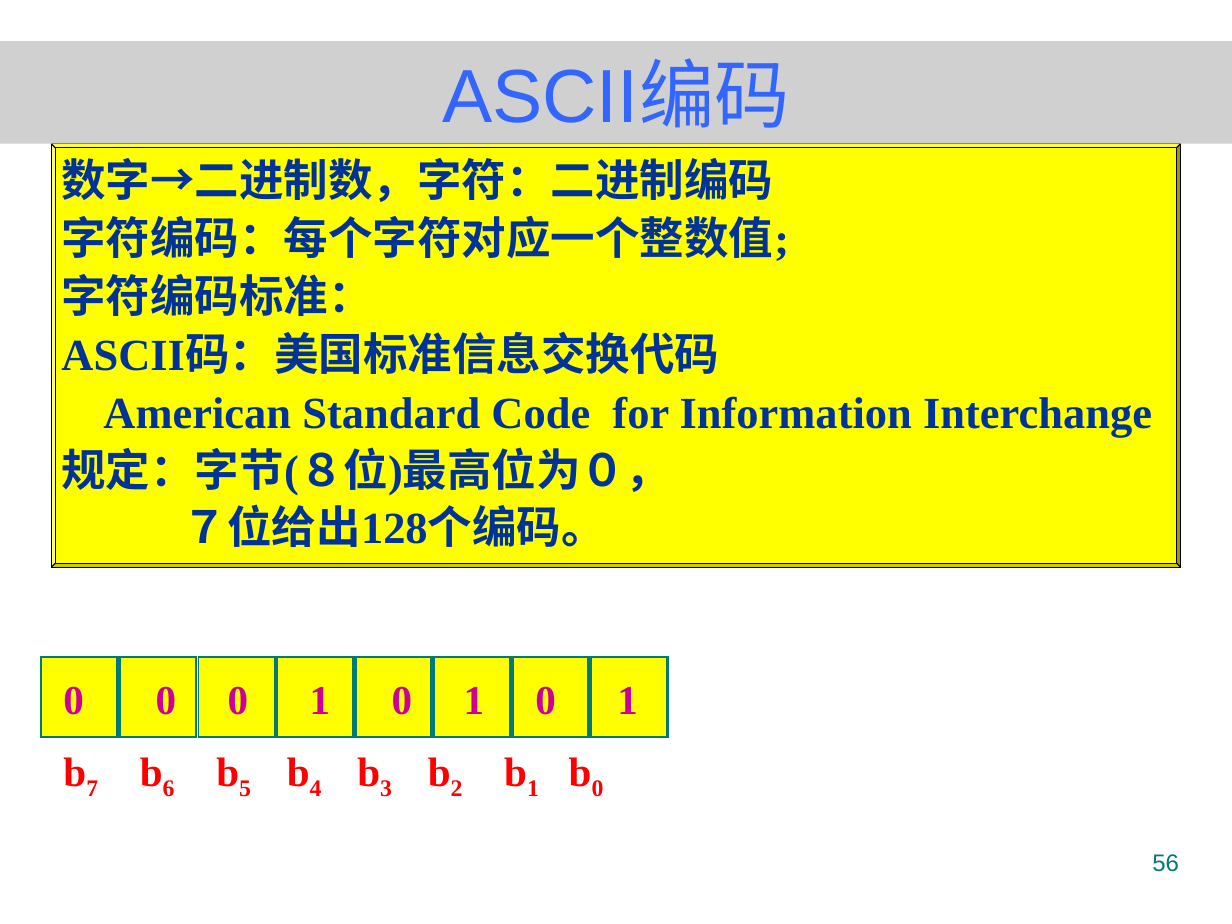
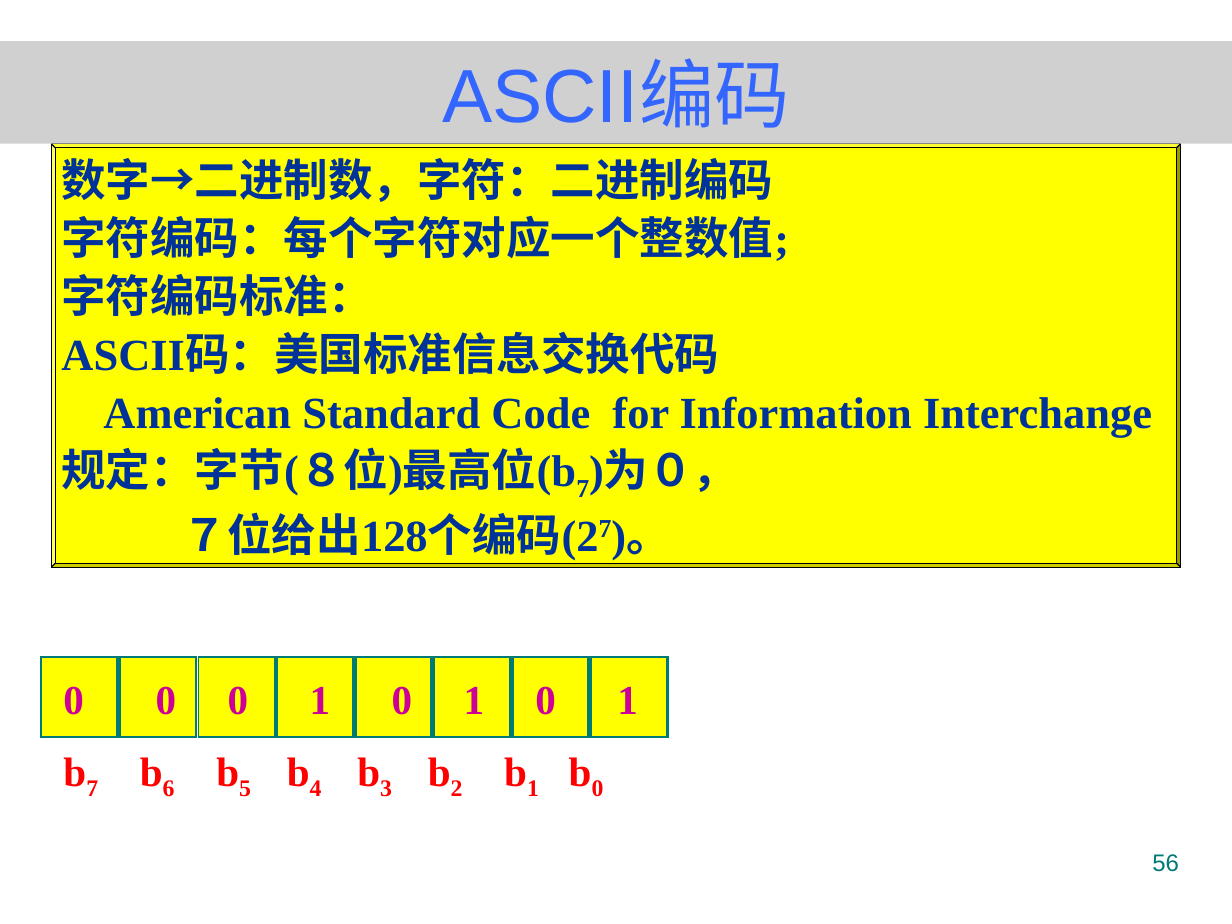
Before and after one commit to jtrfid/C-Repositories, a slide deck: slide 56 of 2016/计算机导论/pptx/第1章计算机文化概论.pptx. Drawn at 1232x924 pixels with LibreOffice and Linux fonts; fonts in the diff are those of the drawing; grey boxes stand for pictures; background and template pictures are left out. Boxes give left, top, right and bottom in pixels: in the first picture for what was removed or moved away, otherwise in the second. Text is boxed around its words. In the diff, an @@ line names an element or a change of style, - is before the commit and + after.

```diff
--- a/2016/计算机导论/pptx/第1章计算机文化概论.pptx
+++ b/2016/计算机导论/pptx/第1章计算机文化概论.pptx
@@ text in bevel at box(61, 447, 737, 561): text changed @@
-规定：字节(８位)最高位为０，
-７位给出128个编码。
+规定：字节(８位)最高位(b7)为０，
+７位给出128个编码(27)。
```
Also in this commit, not shown: 2 other slides changed, 1 other file.
